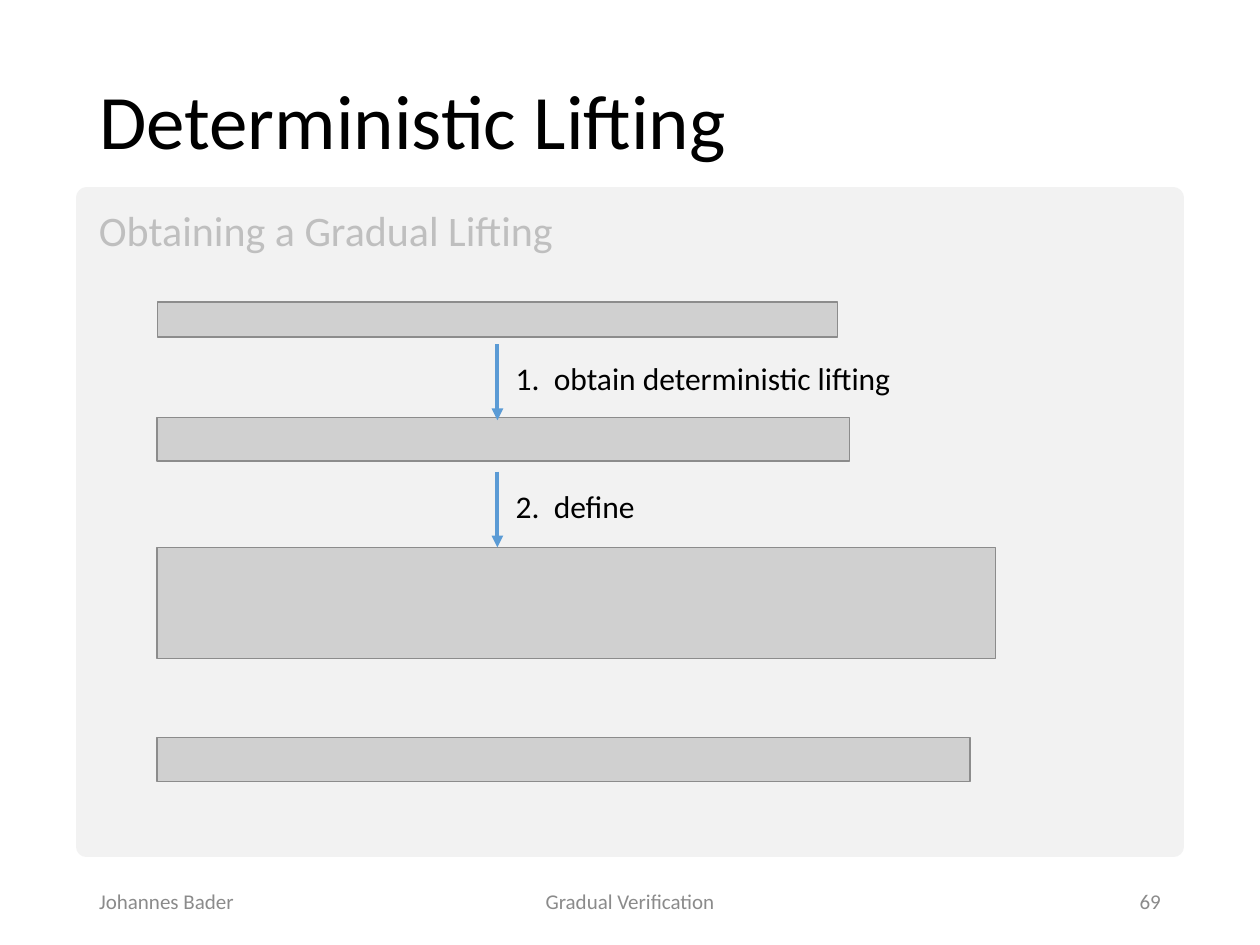
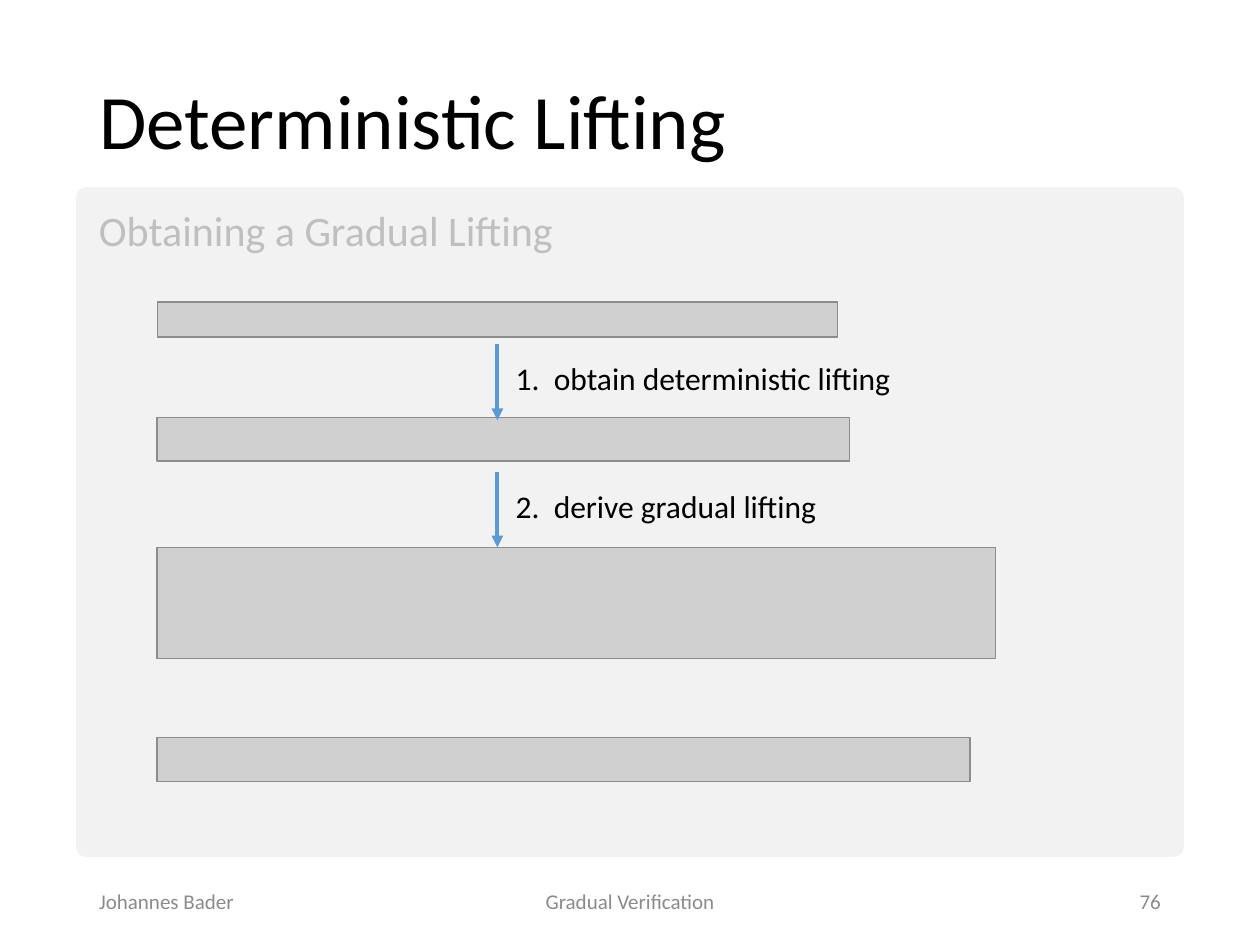
Before and after one commit to olydis/GradVer, a slide deck: slide 76 of latex/PLunch.pptx (slide 69 before the commit). Drawn at 1260x945 pixels with LibreOffice and Linux fonts; fonts in the diff are those of the drawing; grey boxes stand for pictures. Boxes give left, top, right and bottom in pixels: in the first picture for what was removed or moved away, otherwise in the second. Text is boxed around its words. In the diff, an @@ line names an element or a change of style, - is before the commit and + after.

```diff
--- a/latex/PLunch.pptx
+++ b/latex/PLunch.pptx
@@ text at <box>516,496,816,524</box>: text changed @@
-2. define
+2. derive gradual lifting
@@ page number at <box>1140,895,1161,909</box>: text changed @@
-69
+76
```
Also in this commit, not shown: 26 other slides changed, 8 slides added.
